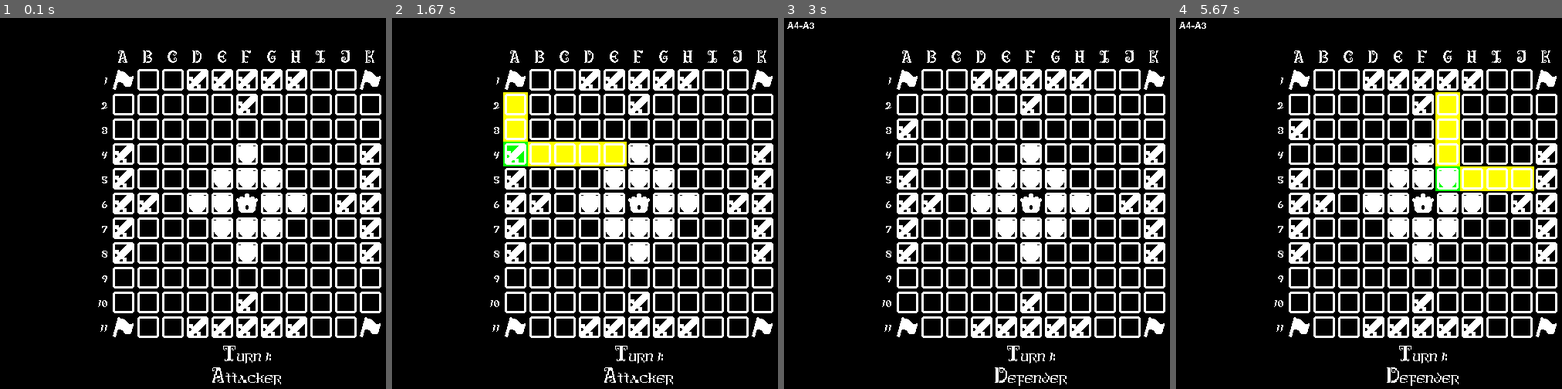
Above: before the commit, frames 1-4 (left to right).
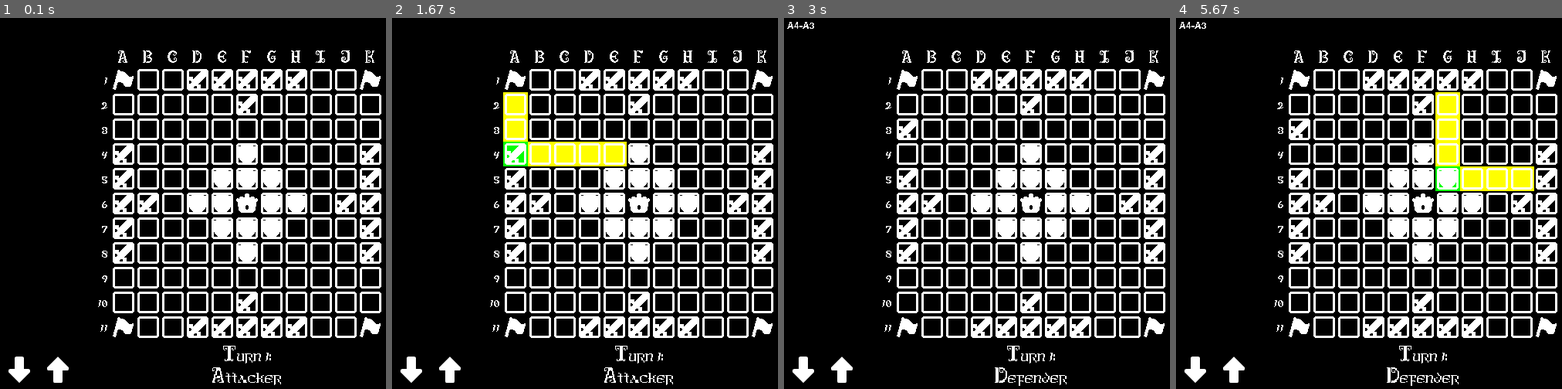
Above: after the commit, the same moments.

Repository: joaquinkiko/hnefatafl-pygame
Game: pygame game, started from main.py
Same seed, same stepped clock (60 frames per second), same inputs: the game is played once before the commit and once after it.
Inputs (mouse positions are in pixels of both pictures, inside the frame that each line leads up to):
- Up to frame 1 (0.1 s): no input
- Up to frame 2 (1.67 s): click (639, 203) at 0.38 s; click (519, 207) at 0.72 s; click (449, 370) at 1.05 s; click (515, 155) at 1.38 s
- Up to frame 3 (3 s): click (915, 129) at 1.72 s; click (803, 370) at 2.05 s
- Up to frame 4 (5.67 s): click (1446, 188) at 5.38 s

The runs differ from the first frame. In frame 1, 0.4% of the frame differs, in the area x 2-18%, y 91-99%; in frame 2, 0.4%; in frame 3, 0.4%; in frame 4, 0.4%.

Commit message:
Add log scrolling

Diff:
--- a/main.py
+++ b/main.py
@@ -25,6 +25,8 @@
 ASSET_KING: str = f"{ASSET_DIR}p_king.png"
 ASSET_ESCAPE: str = f"{ASSET_DIR}s_escape.png"
 ASSET_THRONE: str = f"{ASSET_DIR}s_throne.png"
+ASSET_ARROW_UP: str = f"{ASSET_DIR}arrow_up.png"
+ASSET_ARROW_DOWN: str = f"{ASSET_DIR}arrow_down.png"
 ASSET_FONT_BOARD: str | None = f"{ASSET_DIR}antiquity-print.ttf"
 ASSET_FONT_LOG: str | None = None
 ASSET_FONT_STATUS: str | None = f"{ASSET_DIR}antiquity-print.ttf"
@@ -42,6 +44,8 @@
 FONT_STATUS_COLOR: pygame.Color = pygame.Color(255, 255, 255)
 FONT_STATUS_SPACING: int = 4
 FONT_STATUS_Y_OFFSET: int = 8
+# Log scroll speed
+LOG_SCROLL_SPEED: int = 5
 # Should we use antialiasing for fonts
 USE_FONT_AA: bool = False
 
@@ -54,6 +58,7 @@
     # Setup variables
     board: Board = Board()
     selected_piece: Position = None
+    log_scroll_offset: int = 0
 
     # Load assets
     pygame.font.init()
@@ -68,18 +73,50 @@
         "s_escape": pygame.image.load(ASSET_ESCAPE),
         "s_throne": pygame.image.load(ASSET_THRONE),
     }
+    arrow_up_img: Surface = pygame.image.load(ASSET_ARROW_UP)
+    arrow_down_img: Surface = pygame.image.load(ASSET_ARROW_DOWN)
     texture_sizes: dict[str, tuple[int, int]] = {}
     for key in textures.keys():
         texture_sizes[key] = textures[key].get_size()
 
     gui_positions: list[tuple[pygame.Rect, Position]] = get_space_rects(window, board, texture_sizes)
 
+    arrow_buttons_height: int = max(arrow_up_img.get_size()[1], arrow_down_img.get_size()[1])
+    # Bottom left corner
+    arrow_up_rect: pygame.Rect = pygame.Rect(
+        arrow_down_img.get_size()[0],
+        WINDOW_HEIGHT - arrow_up_img.get_size()[1],
+        arrow_up_img.get_size()[0],
+        arrow_up_img.get_size()[1]
+        )
+    arrow_down_rect: pygame.Rect = pygame.Rect(
+        0,
+        WINDOW_HEIGHT - arrow_up_img.get_size()[1],
+        arrow_down_img.get_size()[0],
+        arrow_down_img.get_size()[1]
+        )
+    # This is how much area we have to display text
+    log_area_height: int = WINDOW_HEIGHT - arrow_buttons_height - FONT_LOG_TOP_LEFT[1] - font_log.get_height()
+
     # Main game loop
     while True:
+        # Calculate scrolling area for log
+        log_lines: list[str] = board.get_complete_turn_log().split("\n")
+        visible_lines: int = max(1, int(log_area_height / (font_log.get_height() + FONT_LOG_SPACING)))
+        max_scroll: int = max(0, (len(log_lines) - visible_lines) * (font_log.get_height() + FONT_LOG_SPACING))
+
         # Handle events
         for event in pygame.event.get():
             match event.type:
                 case pygame.MOUSEBUTTONDOWN:
+                    # Log scroll buttons
+                    if arrow_up_rect.collidepoint(event.pos):
+                        log_scroll_offset = log_scroll_offset - LOG_SCROLL_SPEED
+                        continue
+                    if arrow_down_rect.collidepoint(event.pos):
+                        log_scroll_offset = log_scroll_offset + LOG_SCROLL_SPEED
+                        continue
+                    # Board click
                     for gui_position in gui_positions:
                         if board.has_been_won(): continue # Ignore if there's a winner
                         test_rect: pygame.Rect = gui_position[0]
@@ -107,7 +144,12 @@
                                         if board.is_valid_move(selected_piece, click_position):
                                             board.play_turn(selected_piece, click_position)
                                             selected_piece = None
-
+                                            log_scroll_offset = max_scroll
+                case pygame.MOUSEWHEEL:
+                    if event.y > 0:
+                        log_scroll_offset = log_scroll_offset - LOG_SCROLL_SPEED
+                    elif event.y < 0:
+                        log_scroll_offset = log_scroll_offset + LOG_SCROLL_SPEED
                 case pygame.KEYDOWN:
                     match event.key:
                         case pygame.K_F11:
@@ -115,7 +157,8 @@
                 case pygame.QUIT:
                     pygame.quit()
                     sys.exit()
-        # Simulate
+        # Clamp scroll changes made during event collection
+        log_scroll_offset = max(0, min(log_scroll_offset, max_scroll))
 
         # Clear the window
         window.fill(CLEAR_COLOR)
@@ -132,7 +175,9 @@
         draw_board(window, board, textures, gui_positions)
         draw_board_indice_markers(window, font_board, gui_positions)
         draw_pieces(window, board, textures, gui_positions)
-        draw_board_log(window, board, font_log)
+        draw_board_log(window, board, font_log, log_scroll_offset, log_area_height)
+        window.blit(arrow_up_img, arrow_up_rect.topleft)
+        window.blit(arrow_down_img, arrow_down_rect.topleft)
         daw_board_status(window, board, font_status)
 
         # Update the window
@@ -141,12 +186,18 @@
         # Slow down simulation
         clock.tick(FRAMES_PER_SECOND)
 
-def draw_board_log(window: Surface, board: Board, font: pygame.font.Font) -> None:
+def draw_board_log(window: Surface,
+                   board: Board,
+                   font: pygame.font.Font,
+                   scroll_offset: int,
+                   area_height: int) -> None:
     """Draws text log of board turns."""
     offset: int = 0
     for line in board.get_complete_turn_log().split("\n"):
+        if FONT_LOG_TOP_LEFT[1] + offset - scroll_offset > area_height:
+            break # Don't overflow
         text_log = font.render(line, USE_FONT_AA, FONT_LOG_COLOR)
-        window.blit(text_log, (FONT_LOG_TOP_LEFT[0], FONT_LOG_TOP_LEFT[1] + offset))
+        window.blit(text_log, (FONT_LOG_TOP_LEFT[0], FONT_LOG_TOP_LEFT[1] + offset - scroll_offset))
         offset += font.get_height() + FONT_LOG_SPACING
 
 def daw_board_status(window: Surface, board: Board, font: pygame.font.Font) -> None:
